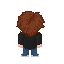
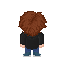
Comparing the layer stacks of the two 64x64 images. Changes:
painted on "Capa de pintura 1" over [16,11,47,57]
painted on "Capa de pintura 4" over [16,11,47,57]
painted on "Capa de pintura 5" over [16,11,47,57]
painted on "Capa de pintura 6" over [16,11,47,57]
painted on "Capa de pintura 3" over [16,11,47,57]
